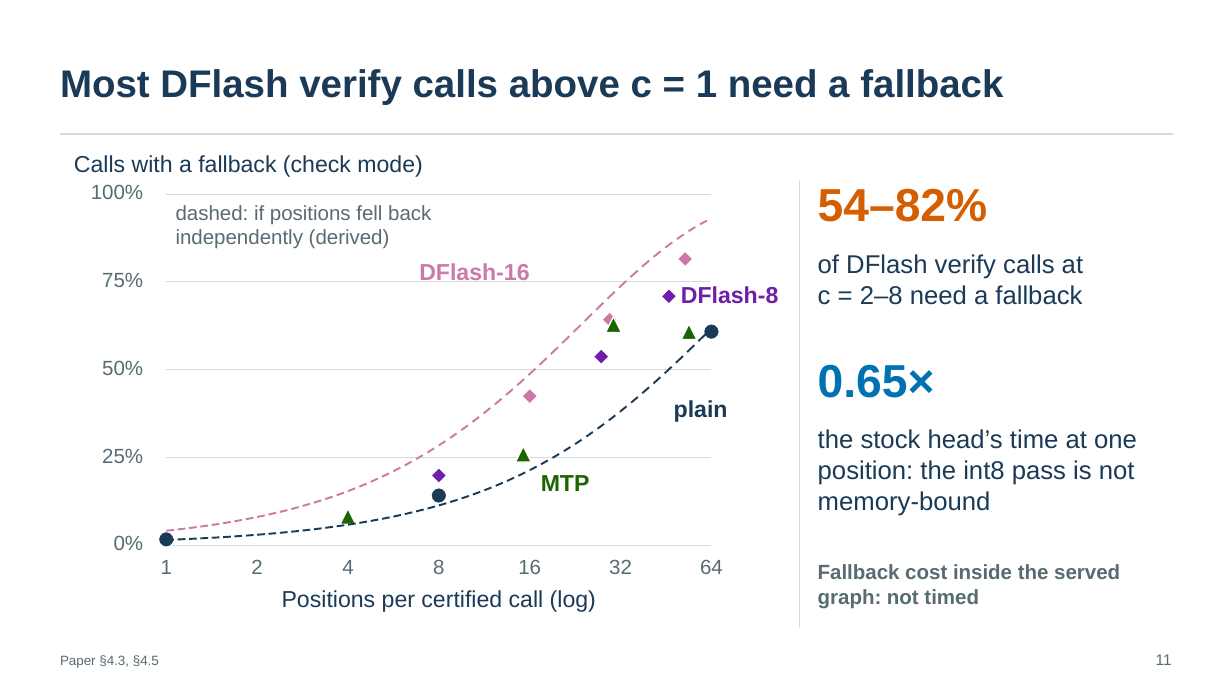
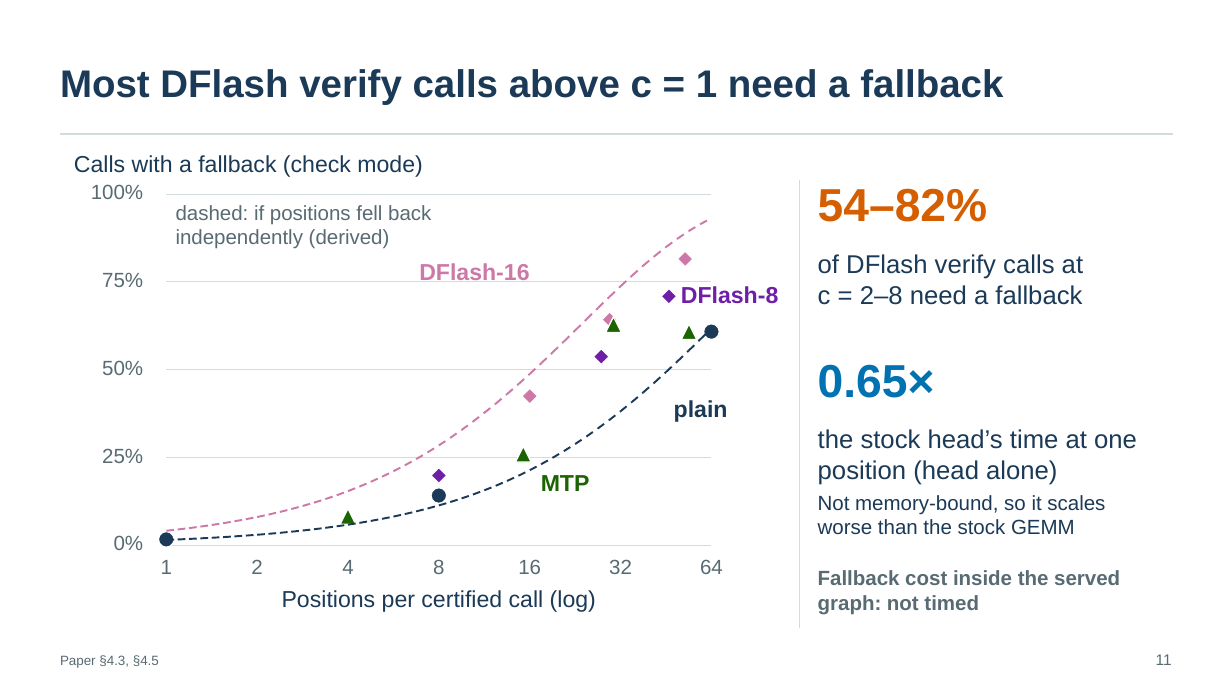
Before and after one commit to SamMausberg/verified-progress, a slide deck: slide 11 of presentation/verifier_paper_talk.pptx. Drawn at 1232x693 pixels with LibreOffice and Linux fonts; fonts in the diff are those of the drawing. Boxes give left, top, right and bottom in pixels: in the first picture for what was removed or moved away, otherwise in the second. Text is boxed around its words. In the diff, an @@ line names an element or a change of style, - is before the commit and + after.

Commit message:
Talk slides: DFlash 2 and upstream work on the closing slide, slides 14 and 15 swapped, slide 11 claims split

```diff
--- a/presentation/verifier_paper_talk.pptx
+++ b/presentation/verifier_paper_talk.pptx
@@ text at box(818, 429, 1137, 485): text changed @@
-the stock head’s time at one position: the int8 pass is not memory-bound
+the stock head’s time at one position (head alone)
@@ text added at box(818, 495, 1105, 535), 16 pt, text #1B3A57 @@
+Not memory-bound, so it scales worse than the stock GEMM
@@ text "Fallback cost inside the served ...": place and size @@
-text "Fallback cost inside the served ..." at box(818, 564, 1120, 609)
+text "Fallback cost inside the served ..." at box(818, 570, 1120, 615)
```
Also in this commit, not shown: 4 other slides changed, 2 other files.
